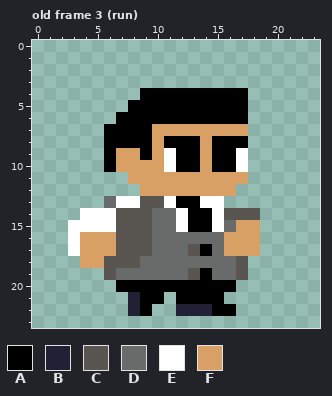
Two versions of one pixel-art file, assets/gfx/player.aseprite. This is how it looked before the edit.
24x24 pixels, 4 frames. Shown: old frame 3 (run). The commit also changed other frames, which this record leaves out.
Visible layers, top first: "Right Hand", "Left Hand", "Body", "Head", "Feet".
Palette (. is transparent): A #000000  B #222034  C #595652  D #696a6a  E #ffffff  F #d9a066
Pixels before, old frame 3 (run), first column x 3:
 4 ......AAAAAAAAA.
 5 .....AAAAAAAAAA.
 6 ....AAAAAAAAAAA.
 7 ...AAAAFFFFFFFF.
 8 ...AAAAFAAAFAAA.
 9 ...AFFAFEAAFAAE.
10 ...AFFFFEAAFAAE.
11 .....FFFFFFFFFF.
12 ......FFFFFFFF..
13 ...DEECCEAAEE...
14 .EEECCCDDEAAECCC
15 EEEECCCDDEAAEDFF
16 EFFFCCCDDDDDDFFF
17 EFFFCCCDDDCADFFF
18 .FFCCCDDDDDDDDC.
19 ...CDDDDDDCADDC.
20 ....AAAAAAAAAA..
21 .....BAA.AAAA...
22 .....BA..BBBAA..
Now the later version:
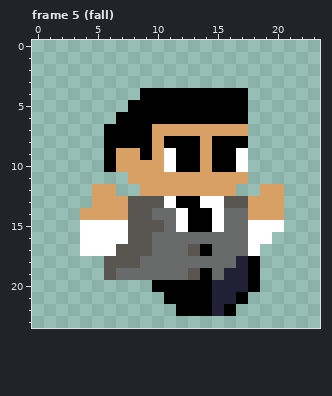
A new or re-ordered frame is compared with the old frame closest to it.
Change:
{"change": "frames 4 -> 5"}
{"where": "frame 5 (fall) is new; against old frame 3 (run)"}
{"frame":5,"y":12,"x":5,"old":"..","new":"FF"}
{"frame":5,"y":12,"x":19,"old":"..","new":"FF"}
{"frame":5,"y":13,"x":5,"old":".DEE","new":"FFFC"}
{"frame":5,"y":13,"x":16,"old":".....","new":"CCFFF"}
{"frame":5,"y":14,"x":4,"old":"EEEC","new":"FFFF"}
{"frame":5,"y":14,"x":16,"old":"CCC..","new":"DDFFF"}
{"frame":5,"y":15,"x":3,"old":"E","new":"."}
{"frame":5,"y":15,"x":7,"old":"C","new":"E"}
{"frame":5,"y":15,"x":10,"old":"D","new":"C"}
{"frame":5,"y":15,"x":17,"old":"FF..","new":"DEEE"}
{"frame":5,"y":16,"x":3,"old":"EFFFC","new":".EEEE"}
{"frame":5,"y":16,"x":16,"old":"FFF.","new":"DDEE"}
{"frame":5,"y":17,"x":3,"old":"EFFF","new":".EEE"}
{"frame":5,"y":17,"x":16,"old":"FFF","new":"DDE"}
{"frame":5,"y":18,"x":4,"old":"FF","new":".."}
{"frame":5,"y":18,"x":17,"old":"C.","new":"BA"}
{"frame":5,"y":19,"x":16,"old":"DC.","new":"BBA"}
{"frame":5,"y":20,"x":7,"old":"AAA","new":"..."}
{"frame":5,"y":20,"x":15,"old":"AA..","new":"BBBA"}
{"frame":5,"y":21,"x":8,"old":"BAA.","new":"...A"}
{"frame":5,"y":21,"x":15,"old":"A..","new":"BBA"}
{"frame":5,"y":22,"x":8,"old":"BA","new":".."}
{"frame":5,"y":22,"x":12,"old":"BBBA","new":"AAAB"}
